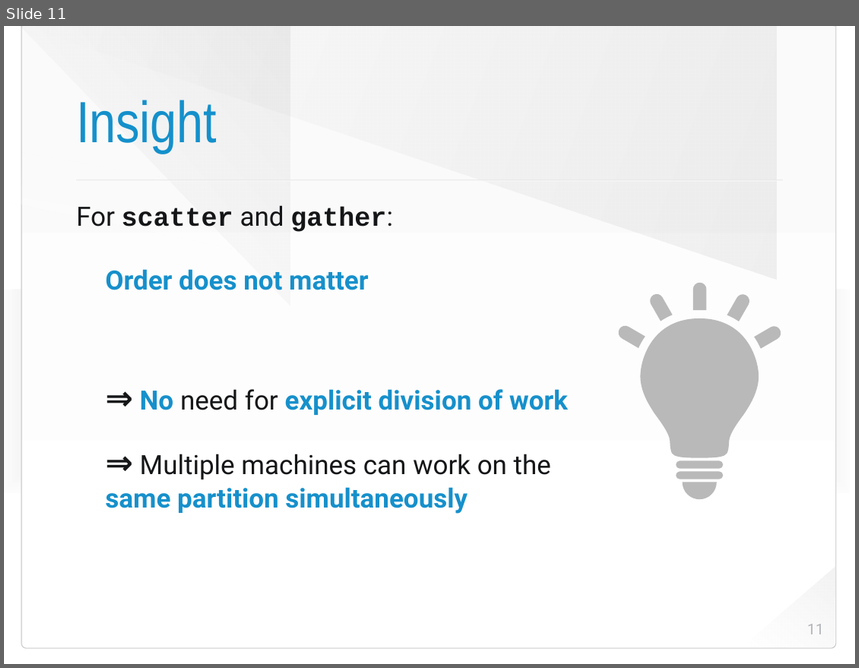
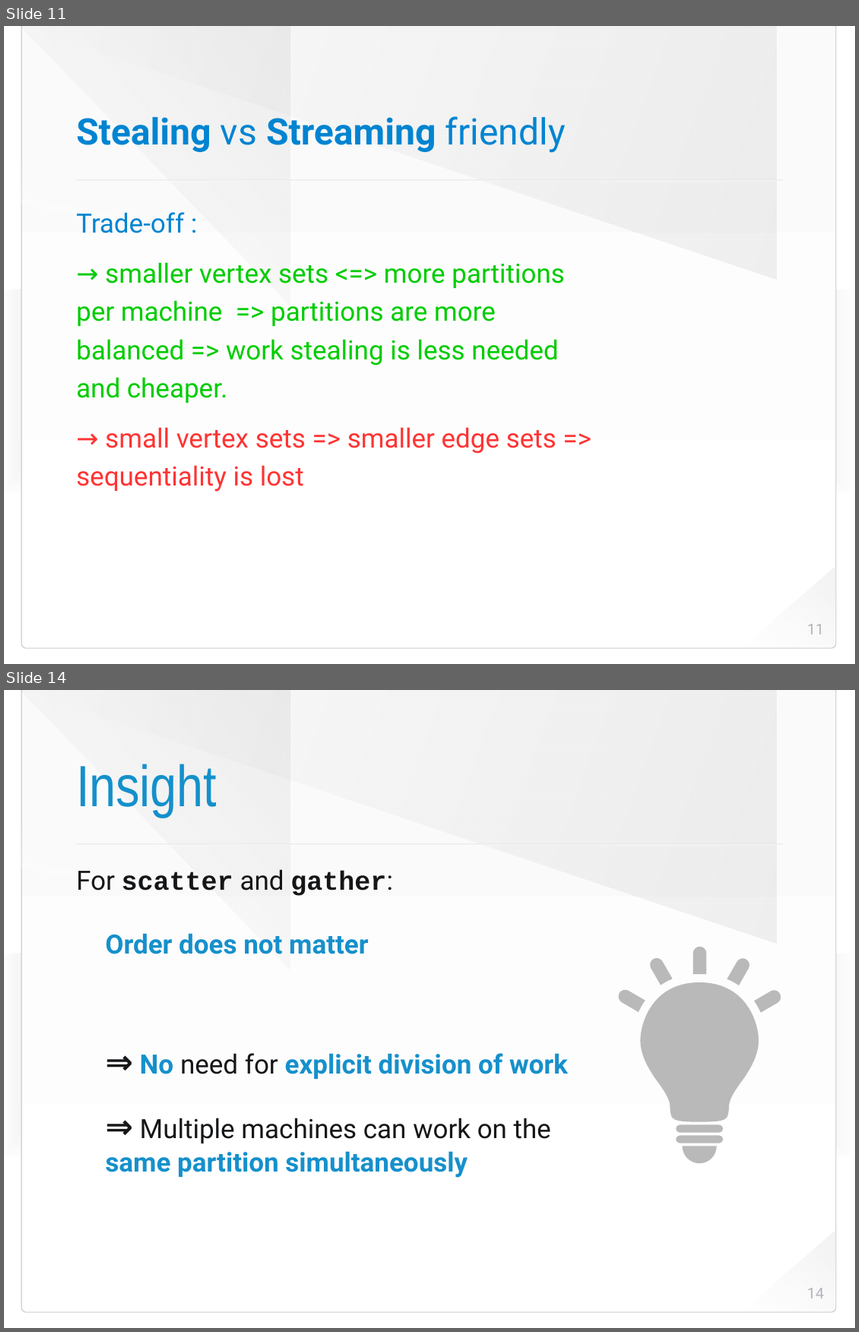
Before and after one commit to HaprianVlad/chaos, a slide deck: presentation.odp. Shown one above the other, each under a label of ours: slide 11 before the commit, slides 11 and 14 after it; the slides between them are not shown. The pictures are 859x668 and 859x1332 pixels, drawn with LibreOffice and Linux fonts; fonts in the diff are those of the drawing; background and template pictures are left out. Boxes give left, top, right and bottom in pixels: in the first picture for what was removed or moved away, otherwise in the second. Text is boxed around its words. In the diff, an @@ line names an element or a change of style, - is before the commit and + after.

```diff
--- a/presentation.odp
+++ b/presentation.odp
@@ slide 11 added at (4, 26, 855, 664), background picture (left out); not listed: 8 template elements that a slide beside it also shows @@
@@ title added at (76, 116, 566, 153), 44 pt, text #0084D1, bold @@
+Stealing vs Streaming friendly
@@ text added at (76, 212, 565, 492), 32 pt, text #00CC00 @@
+Trade-off :
+→ smaller vertex sets <=> more partitions per machine => partitions are more balanced => work stealing is less needed and cheaper.
+→ small vertex sets => smaller edge sets => sequentiality is lost
@@ page number added at (807, 624, 824, 635), 18 pt, text #B3B3BB @@
+11
@@ what was slide 11 is now slide 14 @@
@@ page number at (807, 1288, 824, 1299): text changed @@
-11
+14
```
Also in this commit, not shown: 8 slides changed, 3 other slides added, 1 slide removed, 2 other files.
